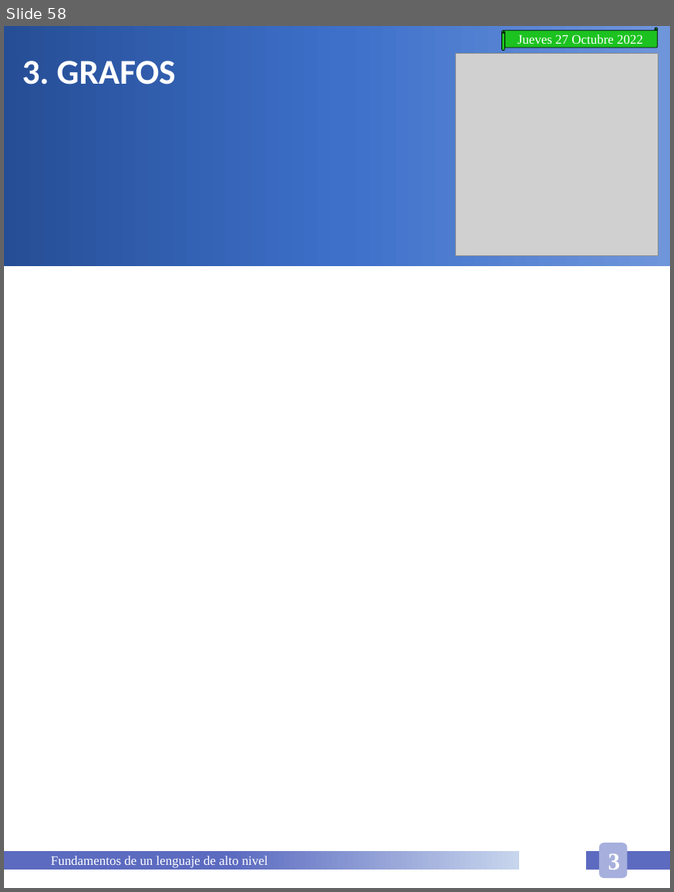
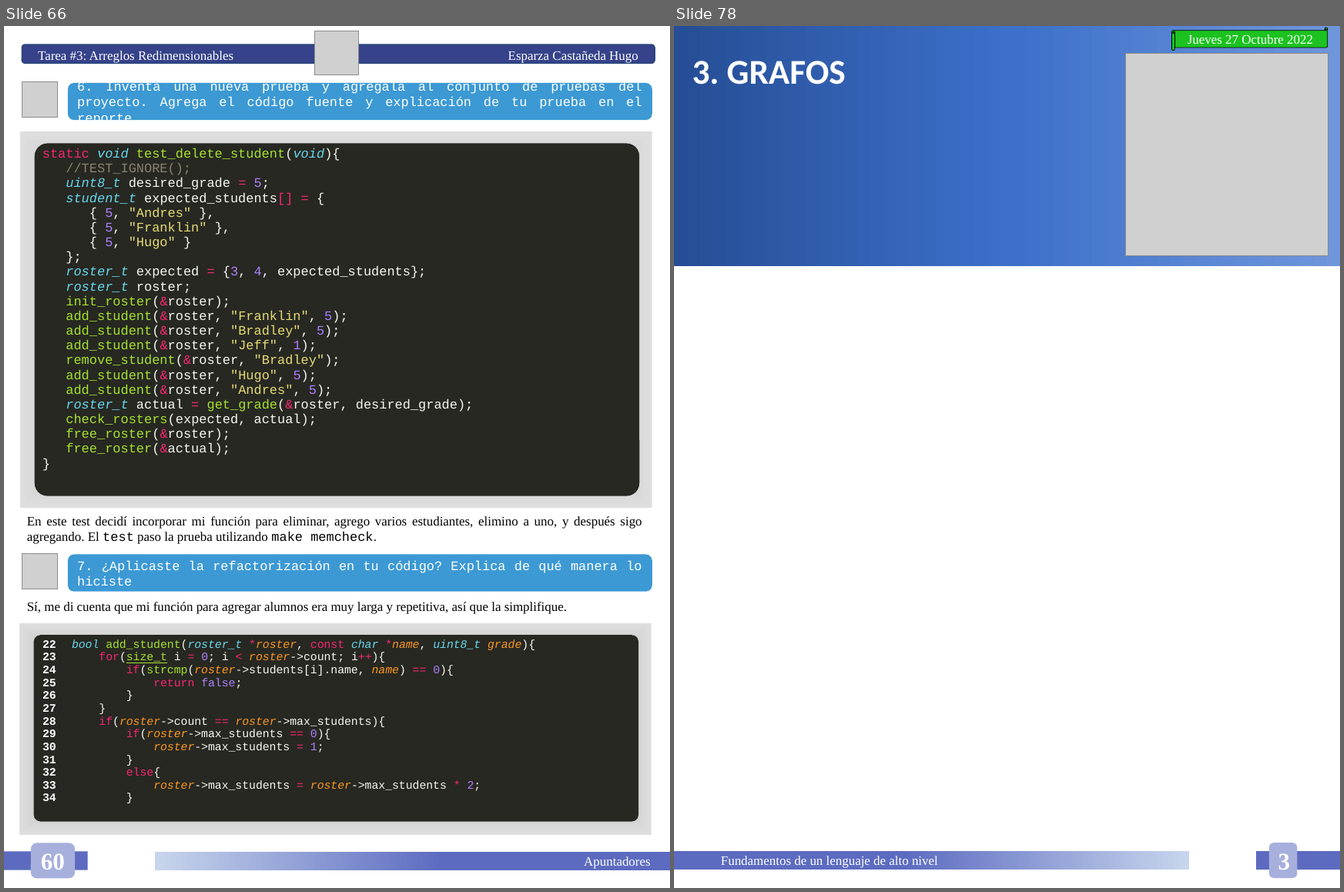
Before and after one commit to HugoEsparzaC/Libreta-Estructuras-II, a slide deck: Libreta Estructuras de Datos II.pptx. Shown side by side, each under a label of ours: slide 58 before the commit, slides 66 and 78 after it; the slides between them are not shown. The pictures are 674x892 and 1344x892 pixels, drawn with LibreOffice and Linux fonts; fonts in the diff are those of the drawing; grey boxes stand for pictures. Boxes give left, top, right and bottom in pixels: in the first picture for what was removed or moved away, otherwise in the second. Text is boxed around its words. In the diff, an @@ line names an element or a change of style, - is before the commit and + after.

Commit message:
Unidad 1: Punteros Terminada Tarea 03 Terminada Trabajo en clase: Farmacia Terminado Examen Primer Parcial Terminado Semana 05

```diff
--- a/Libreta Estructuras de Datos II.pptx
+++ b/Libreta Estructuras de Datos II.pptx
@@ slide 66 added at (4, 26, 670, 888), background #FFFFFF @@
@@ rounded rectangle added at (22, 44, 655, 64), fill #36428A, outline #28457A 1 pt, 12 pt, text #FFFFFF @@
+Tarea #3: Arreglos Redimensionables Esparza Castañeda Hugo
@@ picture added at (315, 31, 359, 75) @@
@@ picture added at (22, 81, 58, 117) @@
@@ rounded rectangle added at (67, 83, 652, 120), fill #3C99D4, 12 pt, text #FFFFFF @@
+6. Inventa una nueva prueba y agrégala al conjunto de pruebas del proyecto. Agrega el código fuente y explicación de tu prueba en el reporte.
@@ rectangle added at (20, 131, 653, 508), fill gradient #7B7B7B to #BCBCBC to #DEDEDE to #FFFFFF @@
@@ rounded rectangle added at (35, 144, 639, 496), fill #272822 @@
@@ table added at (35, 144, 639, 496), 1 rows, 1 columns @@
+static void test_delete_student(void){ / //TEST_IGNORE(); / uint8_t desired_grade = 5; / student_t expected_students[] = { / { 5, "Andres" }, / { 5, "Franklin" }, / { 5, "Hugo" } / }; / roster_t expected = {3, 4, expected_students}; / roster_t roster; / init_roster(&roster); add_student(&roster, "Franklin", 5); / add_student(&roster, "Bradley", 5); / add_student(&roster, "Jeff", 1); / remove_student(&roster, "Bradley"); / add_student(&roster, "Hugo", 5); / add_student(&roster, "Andres", 5); roster_t actual = get_grade(&roster, desired_grade); check_rosters(expected, actual); / free_roster(&roster); / free_roster(&actual); / }
@@ text added at (27, 516, 642, 544), 12 pt, text #000000 @@
+En este test decidí incorporar mi función para eliminar, agrego varios estudiantes, elimino a uno, y después sigo agregando. El test paso la prueba utilizando make memcheck.
@@ picture added at (22, 553, 58, 589) @@
@@ rounded rectangle added at (67, 554, 652, 591), fill #3C99D4, 12 pt, text #FFFFFF @@
+7. ¿Aplicaste la refactorización en tu código? Explica de qué manera lo hiciste
@@ text added at (27, 602, 567, 614), 12 pt, text #000000 @@
+Sí, me di cuenta que mi función para agregar alumnos era muy larga y repetitiva, así que la simplifique.
@@ rectangle added at (19, 623, 652, 834), fill gradient #7B7B7B to #BCBCBC to #DEDEDE to #FFFFFF @@
@@ rounded rectangle added at (34, 635, 638, 821), fill #272822 @@
@@ table added at (34, 635, 638, 821), 1 rows, 2 columns @@
+22 / 23 / 24 / 25 / 26 / 27 / 28 / 29 / 30 / 31 / 32 / 33 / 34 | bool add_student(roster_t *roster, const char *name, uint8_t grade){ / for(size_t i = 0; i < roster->count; i++){ / if(strcmp(roster->students[i].name, name) == 0){ / return false; / } / } / if(roster->count == roster->max_students){ / if(roster->max_students == 0){ / roster->max_students = 1; / } / else{ / roster->max_students = roster->max_students * 2; / }
@@ rectangle added at (4, 851, 88, 870), fill #5C6BC0 @@
@@ rounded rectangle added at (31, 843, 75, 878), fill #A7AFDD, 22 pt, text #FFFFFF, bold @@
+60
@@ rectangle added at (155, 852, 670, 871), fill gradient #5C6BC0 to #C7D5ED, 12 pt, text #FFFFFF @@
+Apuntadores
@@ what was slide 58 is now slide 78 @@
```
Also in this commit, not shown: 16 slides changed, 20 other slides added, 1 slide removed, 1 other file.
